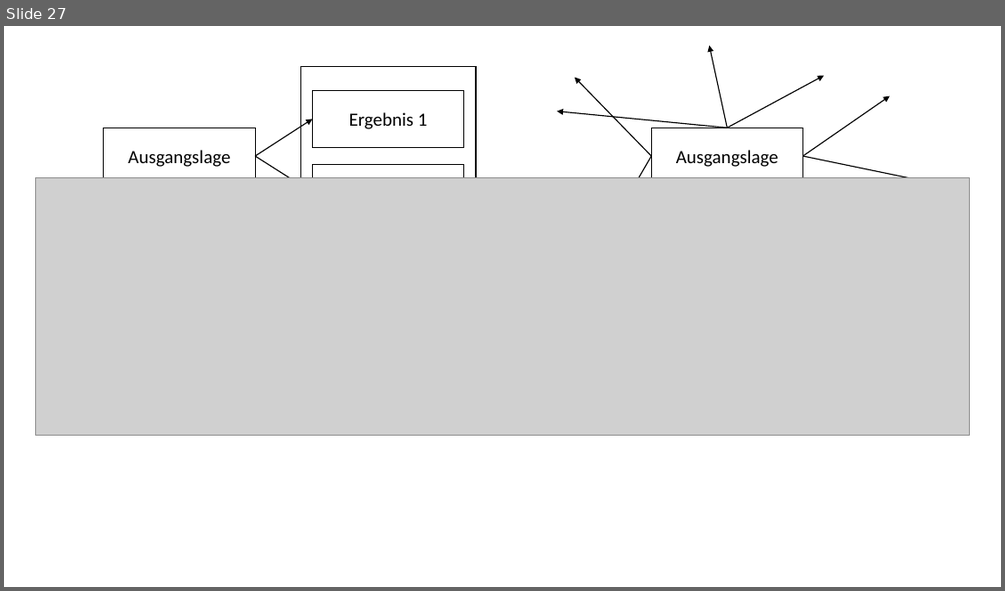
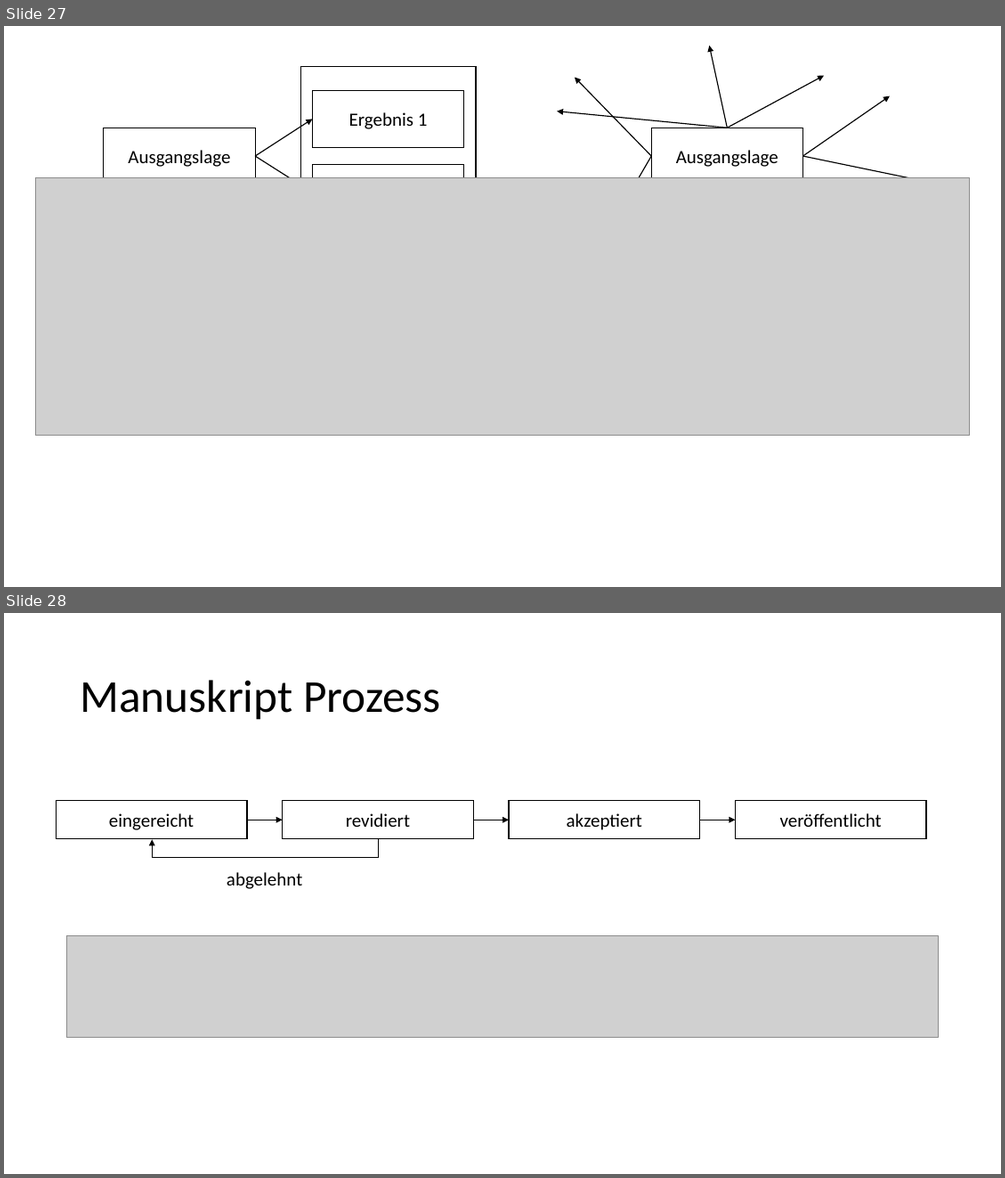
Before and after one commit to LukasRoeseler/opensciencebuch, a slide deck: images/Abbildungen-01.pptx. Shown one above the other, each under a label of ours: slide 27 before the commit, slides 27 and 28 after it. The pictures are 1005x591 and 1005x1178 pixels, drawn with LibreOffice and Linux fonts; fonts in the diff are those of the drawing; grey boxes stand for pictures. Boxes give left, top, right and bottom in pixels: in the first picture for what was removed or moved away, otherwise in the second. Text is boxed around its words. In the diff, an @@ line names an element or a change of style, - is before the commit and + after.

```diff
--- a/images/Abbildungen-01.pptx
+++ b/images/Abbildungen-01.pptx
@@ slide 28 added at <box>4,613,1001,1174</box>, background #FFFFFF @@
@@ title added at <box>80,680,441,720</box>, 44 pt, text #000000 @@
+Manuskript Prozess
@@ rectangle added at <box>56,801,247,839</box>, fill #FFFFFF, outline #000000 1 pt, 18 pt, text #000000 @@
+eingereicht
@@ arrow added from (247, 820) to (283, 820), #000000 1 pt @@
@@ rectangle added at <box>283,801,474,839</box>, fill #FFFFFF, outline #000000 1 pt, 18 pt, text #000000 @@
+revidiert
@@ arrow added from (474, 820) to (509, 820), #000000 1 pt @@
@@ rectangle added at <box>509,801,700,839</box>, fill #FFFFFF, outline #000000 1 pt, 18 pt, text #000000 @@
+akzeptiert
@@ arrow added from (700, 820) to (736, 820), #000000 1 pt @@
@@ rectangle added at <box>736,801,927,839</box>, fill #FFFFFF, outline #000000 1 pt, 18 pt, text #000000 @@
+veröffentlicht
@@ elbow arrow added from (379, 838) to (152, 840), #000000 0.5 pt @@
@@ text added at <box>226,872,302,889</box>, 18 pt, text #000000 @@
+abgelehnt
@@ picture added at <box>67,936,938,1037</box> @@
```
Also in this commit, not shown: 34 other files.
